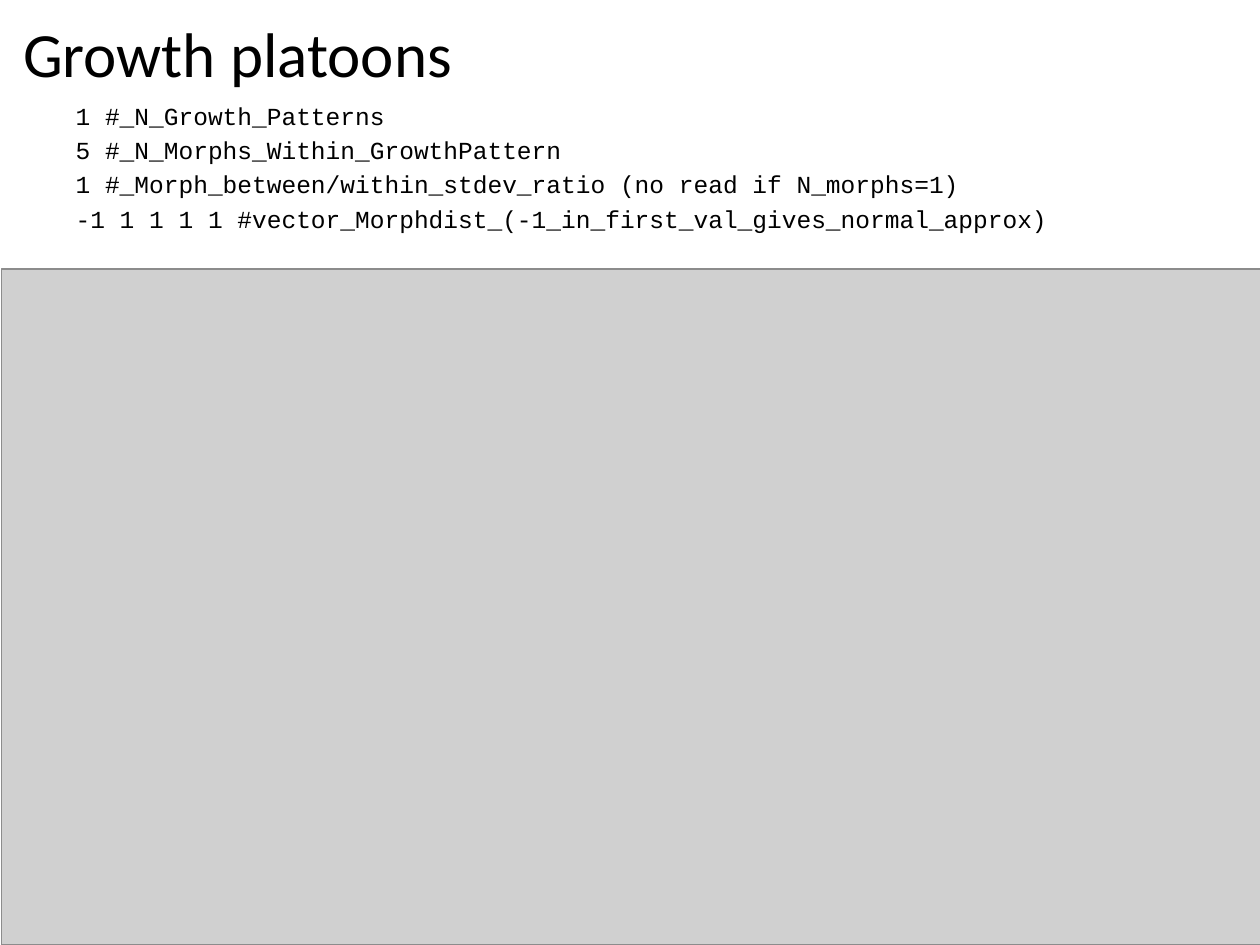
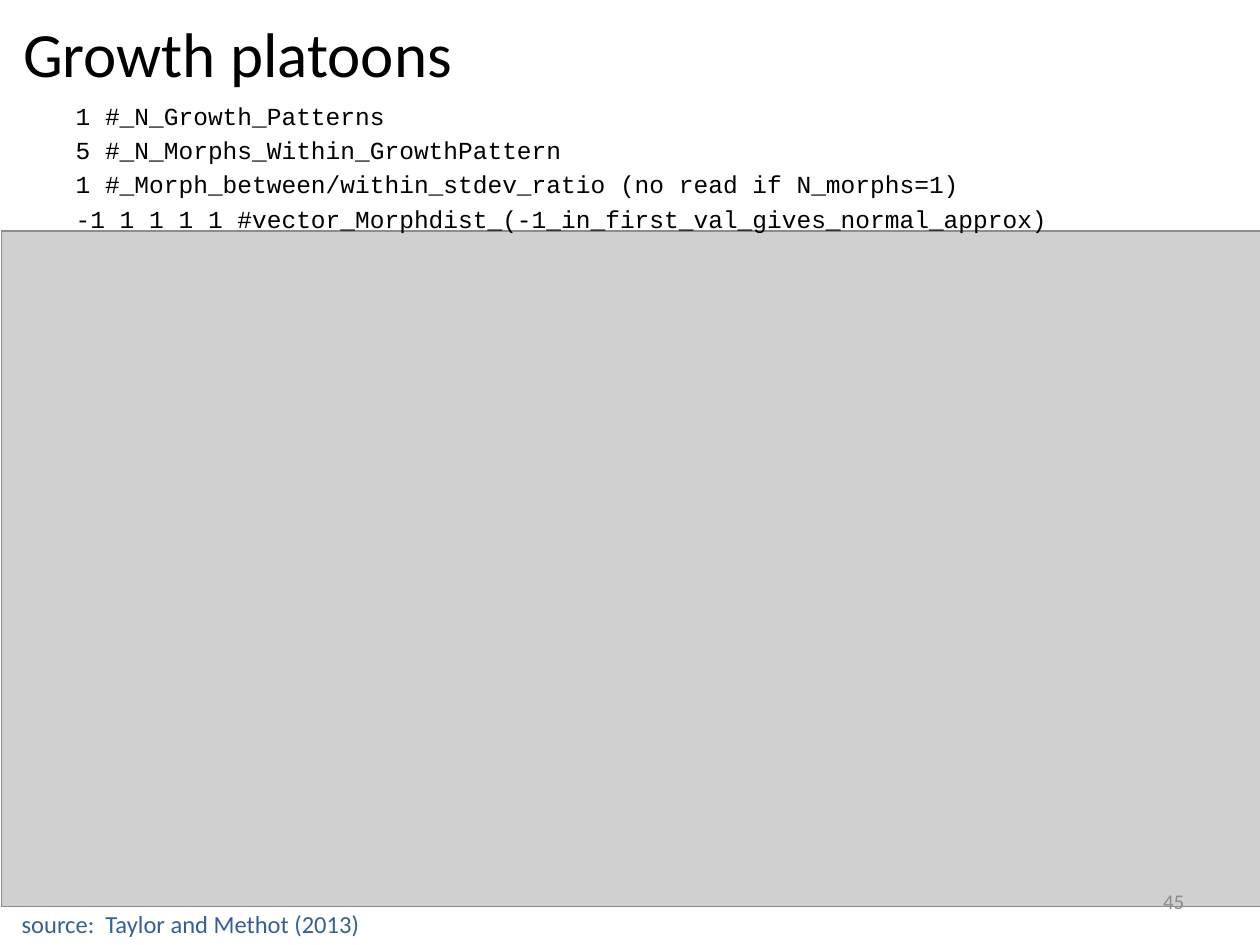
Before and after one commit to iantaylor-NOAA/SSgrowth, a slide deck: slide 45 of Modeling growth in SS.pptx (slide 38 before the commit). Drawn at 1260x945 pixels with LibreOffice and Linux fonts; fonts in the diff are those of the drawing; grey boxes stand for pictures. Boxes give left, top, right and bottom in pixels: in the first picture for what was removed or moved away, otherwise in the second. Text is boxed around its words. In the diff, an @@ line names an element or a change of style, - is before the commit and + after.

```diff
--- a/Modeling growth in SS.pptx
+++ b/Modeling growth in SS.pptx
@@ picture: place and size @@
-picture at bbox=[1, 270, 1260, 945]
+picture at bbox=[1, 231, 1260, 906]
@@ page number added at bbox=[1163, 896, 1184, 915], 12 pt, text #8C8C8C @@
+45
@@ text added at bbox=[22, 915, 359, 937], 14 pt, text #376092 @@
+source: Taylor and Methot (2013)
```
Also in this commit, not shown: 10 other slides changed, 9 slides added, 20 other files.
